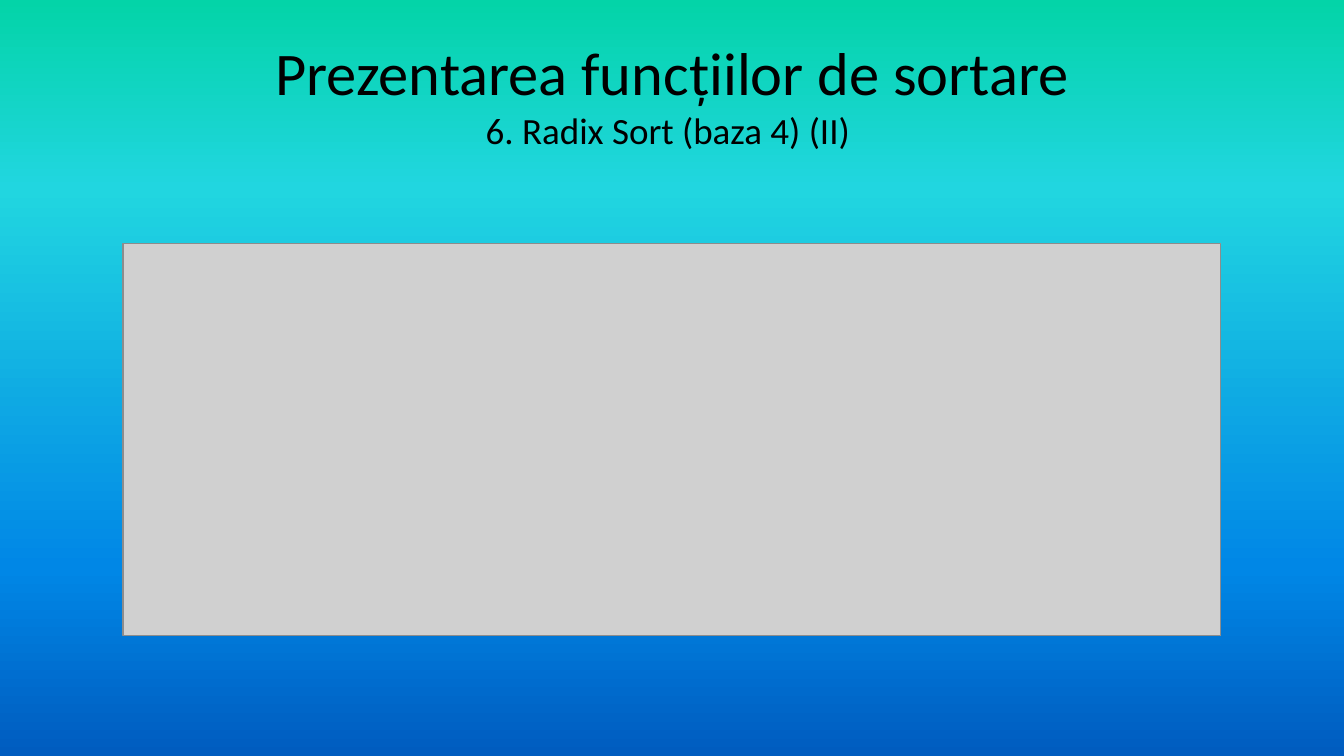
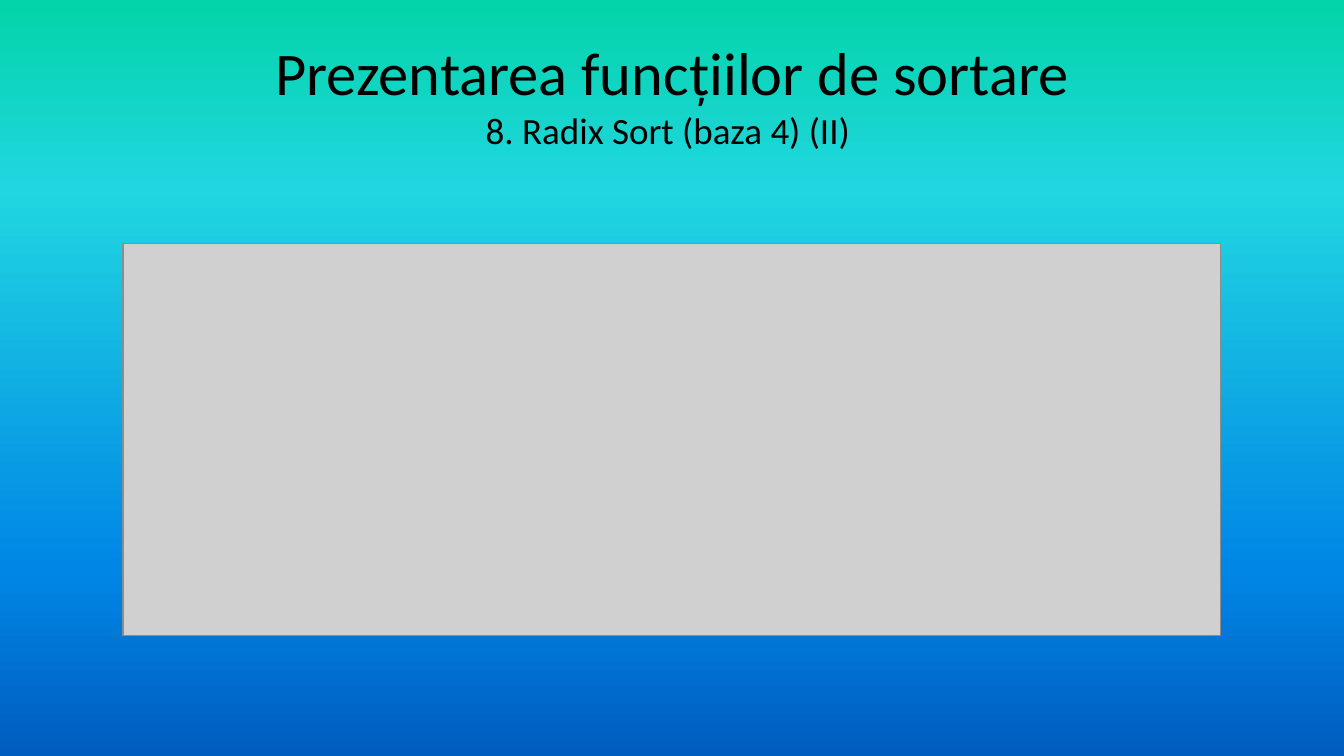
Before and after one commit to alexoporanu/tema-sortari, a slide deck: slide 19 of TemăSortări.pptx. Drawn at 1344x756 pixels with LibreOffice and Linux fonts; fonts in the diff are those of the drawing; grey boxes stand for pictures. Boxes give left, top, right and bottom in pixels: in the first picture for what was removed or moved away, otherwise in the second. Text is boxed around its words. In the diff, an @@ line names an element or a change of style, - is before the commit and + after.

```diff
--- a/TemăSortări.pptx
+++ b/TemăSortări.pptx
@@ title at box(275, 53, 1068, 149): text changed @@
-Prezentarea funcțiilor de sortare
-6. Radix Sort (baza 4) (II)
+Prezentarea funcțiilor de sortare
+8. Radix Sort (baza 4) (II)
```
Also in this commit, not shown: 4 other slides changed.
